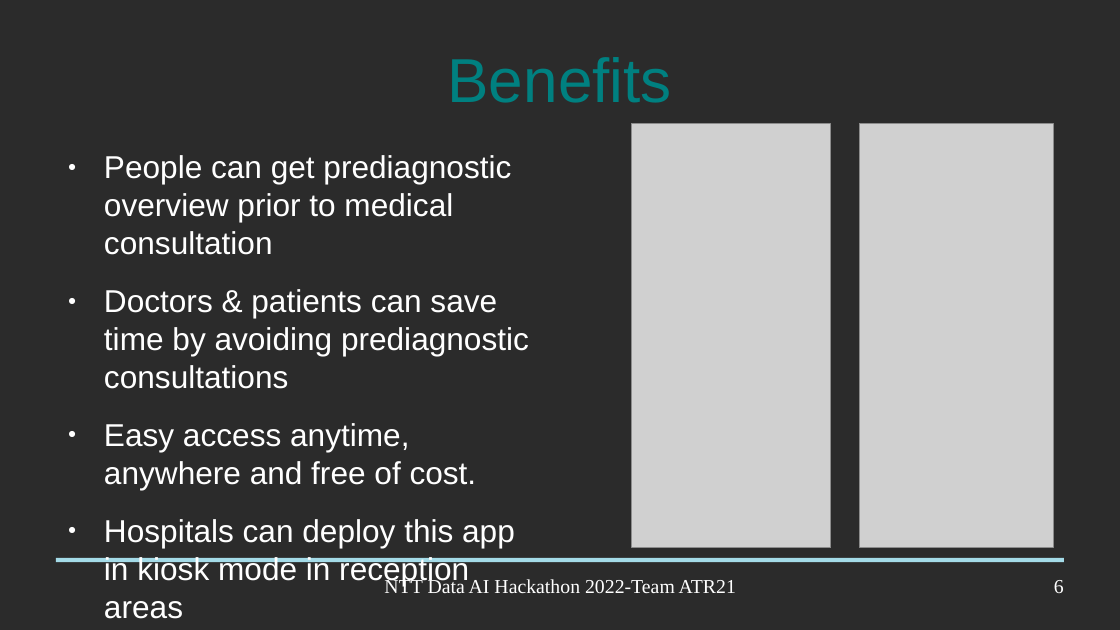
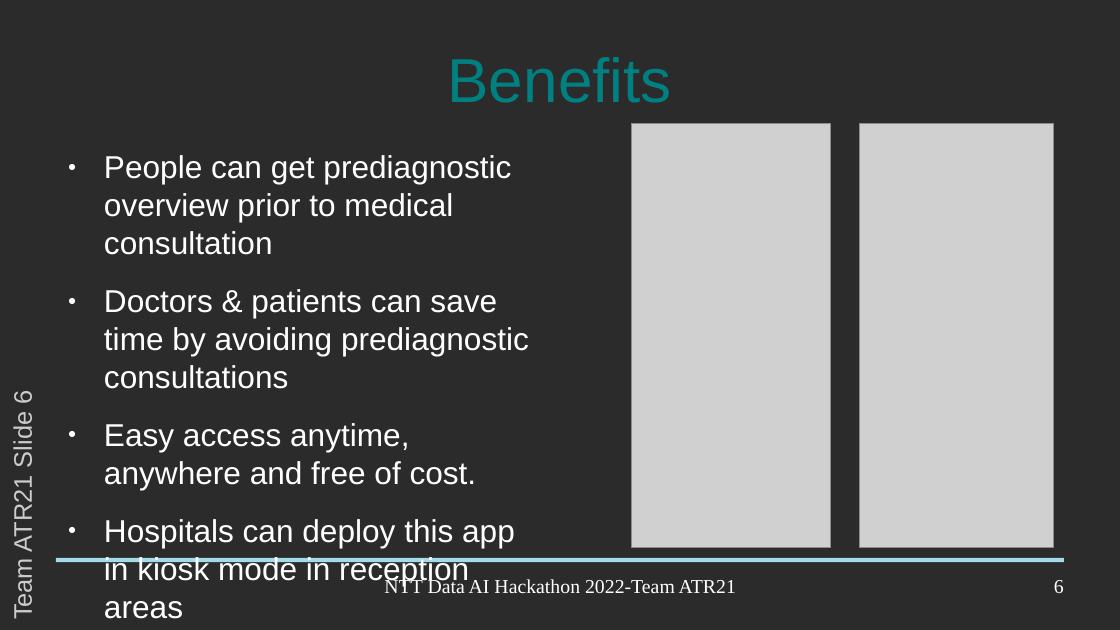
Before and after one commit to progmatix21/NTTDHack2022, a slide deck: slide 6 of Doc/hackathon_prsn.odp. Drawn at 1120x630 pixels with LibreOffice and Linux fonts; fonts in the diff are those of the drawing; grey boxes stand for pictures; background and template pictures are left out; a plain dark background stands for a picture behind light text. Boxes give left, top, right and bottom in pixels: in the first picture for what was removed or moved away, otherwise in the second. Text is boxed around its words. In the diff, an @@ line names an element or a change of style, - is before the commit and + after.

```diff
--- a/Doc/hackathon_prsn.odp
+++ b/Doc/hackathon_prsn.odp
@@ text added at [9, 391, 37, 618], 18 pt, text #CCCCCC @@
+Team ATR21 Slide 6
```
Also in this commit, not shown: 7 other slides changed, 1 other file.
